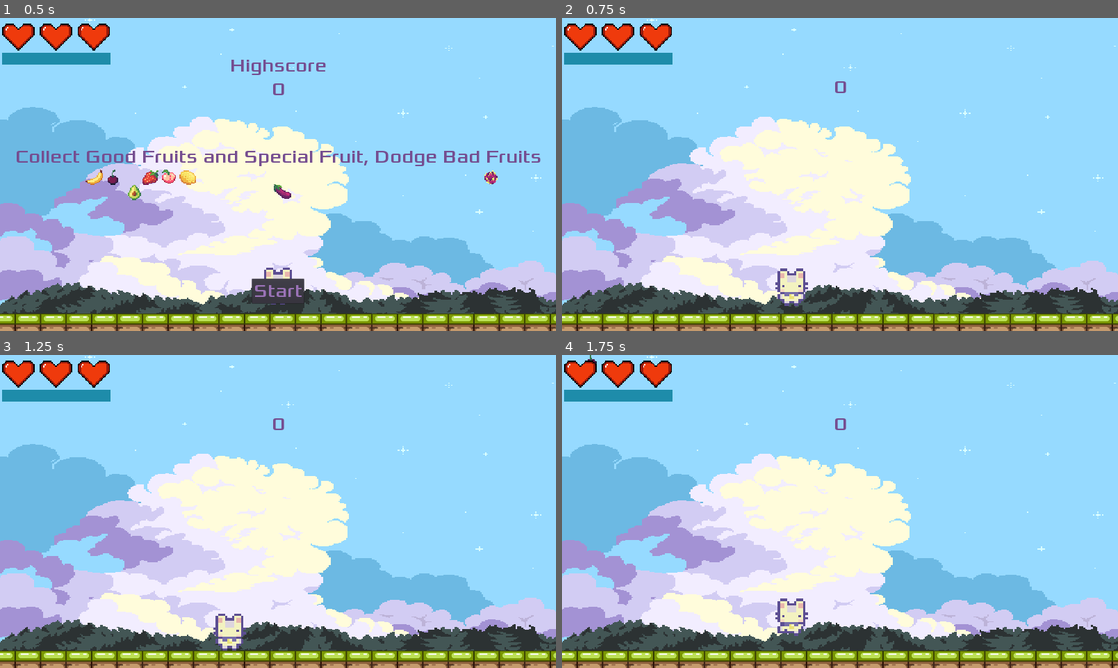
Above: before the commit, frames 1-4 (two rows, left to right).
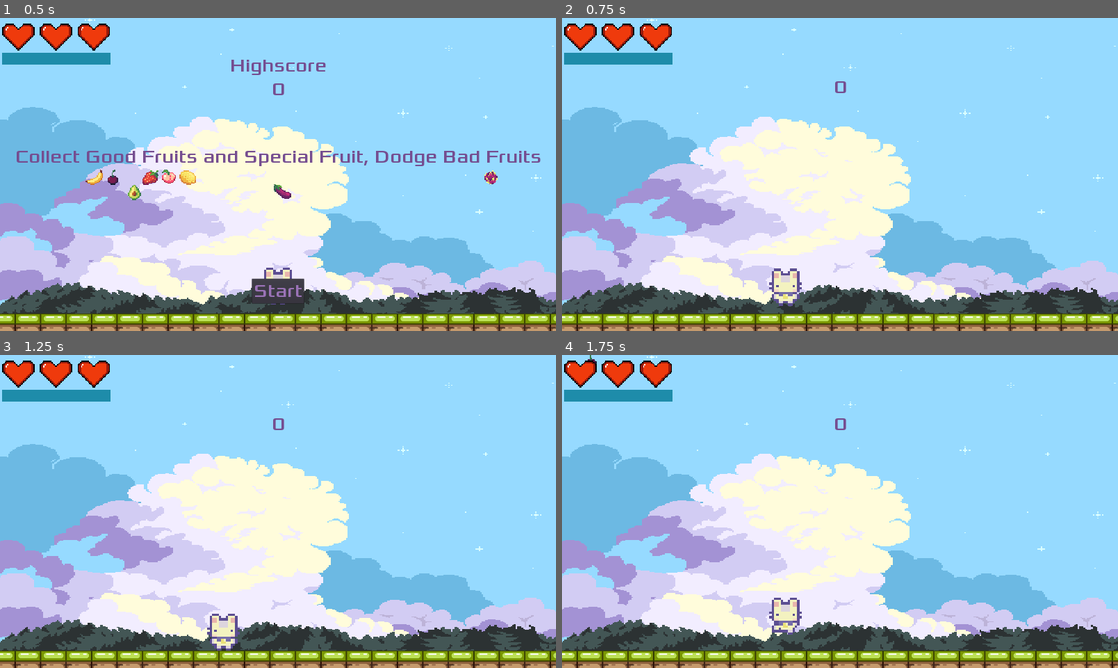
Above: after the commit, the same moments.

Repository: ColinKYuen/BQ-Game-Jam
Game: Godot game, scene res://Scenes/Main.tscn
The game is run twice, just before and just after one commit, with the same random seed, the same clock (stepped at 60 frames per second) and the same inputs.
Inputs:
- Up to frame 1 (0.5 s): no input
- Up to frame 2 (0.75 s): click "Start" at 0.5 s
- Up to frame 3 (1.25 s): no input
- Up to frame 4 (1.75 s): hold D (move_right) from 1.28 s (still down); tap W (move_up) at 1.52 s

Frame 1 is identical in both runs. In frame 2, 0.5% of the frame differs, in the area x 37-45%, y 80-92%; in frame 3, 0.5%; in frame 4, 0.5%.

Commit message:
Tad bit better player & fruit bounding

Diff:
--- a/Scripts/Main.gd
+++ b/Scripts/Main.gd
@@ -60,7 +60,7 @@
 		if $HUD.score > 10:
 			spawn_fruit.set_homing(true)
 
-	var fruit_size = spawn_fruit.get_node("Hitbox").get_viewport_rect().size.x
+	var fruit_size = spawn_fruit.get_node("Hitbox").get_viewport_rect().size.x * spawn_fruit.scale.x
 	var spawn_location = min(max(fruit_size, location), (window_width - fruit_size))
 
 	spawn_fruit.velocity = Vector2(0, speed)
--- a/Scripts/Player.gd
+++ b/Scripts/Player.gd
@@ -81,7 +81,7 @@
 		print("Jump")
 		velocity.y -= jump_height
 
-	var player_width = get_node("Hitbox").get_shape().get_extents().x
+	var player_width = get_node("Hitbox").get_shape().get_extents().x * self.scale.x
 	var max_right = window_width - player_width
 
 	if position.x > max_right:
